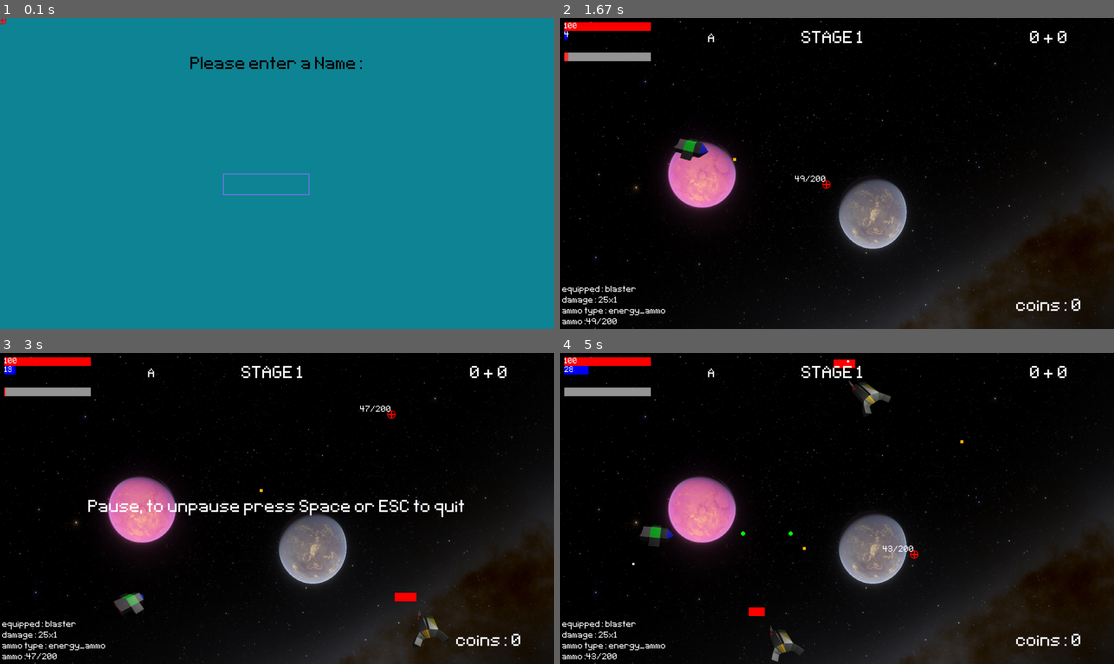
Above: before the commit, frames 1-4 (two rows, left to right).
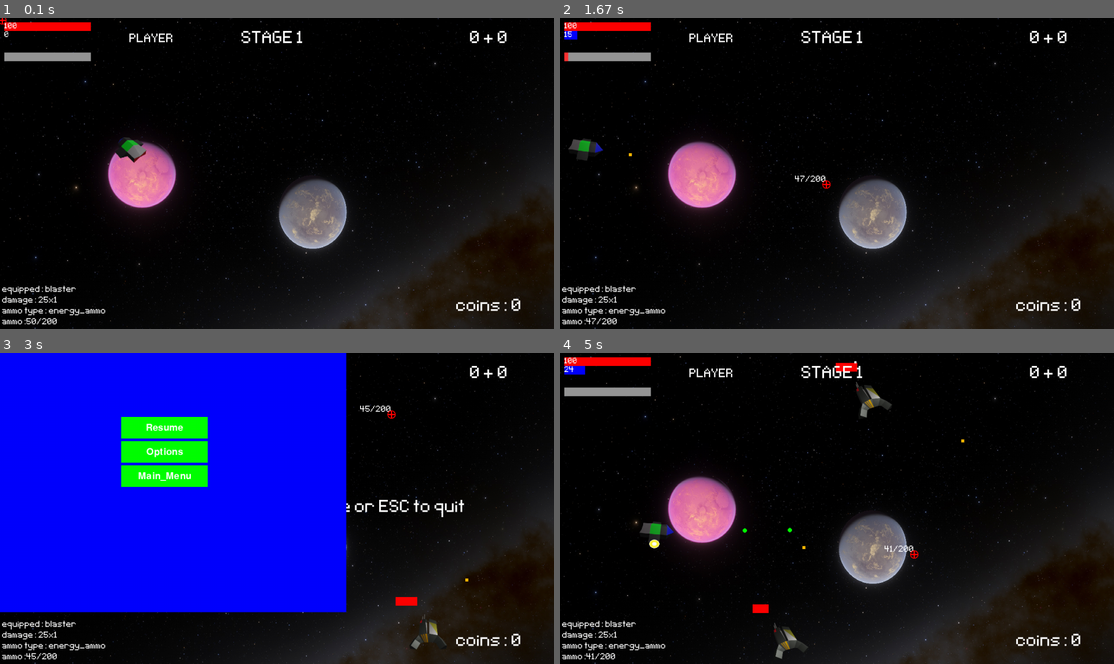
Above: after the commit, the same moments.

Repository: C0d3Pr0duC3r/PygameProject3
Game: pygame game, started from main.py
Two runs of this game, one before a commit and one after it. Both use one fixed random seed, a clock stepped at 60 frames per second and the inputs below.
Inputs (mouse positions are in pixels of both pictures, inside the frame that each line leads up to):
- Up to frame 1 (0.1 s): no input
- Up to frame 2 (1.67 s): press the mouse at (825, 182) at 0.37 s; move the mouse to (825, 195) at 0.47 s; release the mouse at (831, 207) at 0.6 s; hold A 0.67-1.2 s; tap Enter at 1.23 s; press the mouse at (825, 182) at 1.6 s
- Up to frame 3 (3 s): move the mouse to (371, 558) at 1.7 s; release the mouse at (476, 598) at 1.83 s; tap Tab at 1.9 s; hold Space 2.23-2.53 s; hold S 2.23-2.53 s; tap 5 at 2.38 s; hold S 2.57-2.87 s; click (393, 415) at 2.65 s; tap 3 at 2.72 s; tap Esc at 2.9 s
- Up to frame 4 (5 s): hold Space 3.23-3.63 s; hold A 3.23-3.63 s; click (737, 573) at 3.32 s; tap 5 at 3.38, 4.65 s; hold A 3.67-4.07 s; click (886, 623) at 3.75 s; tap 3 at 3.82 s; hold W 4.1-4.47 s; click (1003, 427) at 4.18 s; tap 4 at 4.25 s; hold D from 4.5 s (still down); click (914, 555) at 4.58 s

The runs differ from the first frame. In frame 1, 100% of the frame differs, in the area x 0-100%, y 0-100%; in frame 2, 0.8%; in frame 3, 53%; in frame 4, 1.3%.

Commit message:
added two movement methods for the player for testing. "Fixed" the "slow strafing problem"- hehe

Diff:
--- a/game_class.py
+++ b/game_class.py
@@ -141,6 +141,12 @@
         self.score_threshold = score_threshold
         self.bosses_destroyed_threshold = bosses_destroyed_threshold
         self.boss_spawned = boss_spawned
+
+
+class MenuLoader:
+    # use the from json method of the custommenu class to create menus from json files
+
+    pass
 
 
 class Game:
@@ -197,9 +203,9 @@
         self.kill_streak_counter = 0
         self.bonus_score = 0
 
-        self.menus = {
-            # TODO be able to generate menus from json files
-        }
+        # Load the menu from JSON
+        self.pause_menu = CustomMenu.from_json("saved_menus/Pause_Menu.json")
+        self.map_click_functions()
 
         self.keybindings = {
             "up": pygame.K_w,
@@ -237,6 +243,19 @@
             self.figures[0].y_limit = self.window_dimensions[1]
             return self.figures[0]
         return None
+
+    def map_click_functions(self):
+        for menu_component in self.pause_menu.components:
+            # I am not using isinstance here because i am not able to make it work because all
+            # menu components created via json are a menu component and not their specific button or whatever
+            # so type_ it is
+            if menu_component.type_ == "Button":
+                if menu_component.click_function == "playing":
+                    print("Mapping 'start_game' function")
+                    menu_component.click_function = lambda: self.change_state("playing")
+                elif menu_component.click_function == "open_options":
+                    print("Mapping 'open_options' function")
+                    menu_component.click_function = lambda: self.change_state("options")
 
     def random_chance(self, odds):
         """Return True with a 1/odds chance."""
@@ -702,9 +721,6 @@
         x2, y2 = self.mouse_pos
         distance = math.sqrt((x2 - x1) ** 2 + (y2 - y1) ** 2)
         return distance < threshold
-########################
-# collision block
-########################
 
     def broad_phase_collision_check(self, entity1, entity2):
         if entity1.rect.colliderect(entity2.rect):
@@ -730,7 +746,7 @@
 
         return overlap is not None
 
-    def check_boundary(self, entity): #TODO change the limit to be whatever the screen is
+    def check_boundary(self, entity):
         if entity.position[0] > entity.x_limit:
             entity.position[0] = entity.x_limit
         if entity.position[0] < 0:
@@ -857,10 +873,6 @@
         self.player_enemy_projectile_collision_handler()
         self.remove_dead_figures_and_projectiles()
 
-########################
-# collision block
-########################
-
     def movement_handler(self, keys, mode, angle=None):
         """Handles movement and orientation behaviors according to key inputs."""
 
@@ -929,8 +941,6 @@
                 # Mark the projectile for removal from the game
                 projectile.marked_for_death = True
 
-
-
     def npc_behaviour_manager(self): # TODO maybe implement in-fighting or some npc that fights alongside the player
 
         for npc in self.figures:
@@ -1011,7 +1021,6 @@
         left_mouse_held_down = False  # Flag to track if the left mouse button is held down
         right_mouse_held_down = False  # Flag to track if the right mouse button is held down
         self.add_figure(self.player_template) # add the player to the field
-
         current_locked_target = None
 
         # Main game loop
@@ -1057,7 +1066,6 @@
                         input_box.draw(self.window)
                         input_box.update()
 
-                self.cursor.draw_cursor(self.window)
 
             if self.state == "shop":
                 self.create_buttons()
@@ -1077,9 +1085,9 @@
                         is_running = False
                     if event.type == pygame.KEYDOWN:
                         if event.key == pygame.K_SPACE:
-                            self.state = "playing"  # Start the game when space is pressed
+                            self.change_state("playing")  # Start the game when space is pressed
                         if event.key == pygame.K_ESCAPE:
-                            self.state = "playing"
+                            self.change_state("playing")
                     for button in self.buttons:
                         button.handle_event(event)
                         button.is_purchaseable = self.player.coins >= button.upgrade.cost
@@ -1087,10 +1095,8 @@
                             button.upgrade.used_up = True  # is that even necessary? I cannot remember
                             self.buttons.remove(button)
 
-                self.cursor.draw_cursor(self.window)
 
             if self.state == "pause":
-                self.draw_pause_screen()
 
                 # Process events on the start screen
                 for event in pygame.event.get():
@@ -1098,9 +1104,13 @@
                         is_running = False
                     if event.type == pygame.KEYDOWN:
                         if event.key == pygame.K_SPACE:
-                            self.state = "playing"  # Start the game when space is pressed
+                            self.change_state("playing")  # Start the game when space is pressed
                         if event.key == pygame.K_ESCAPE:
                             is_running = False
+
+                    self.pause_menu.update(event)
+                    self.draw_pause_screen()
+                    self.pause_menu.draw(self.window)
 
             # Main game-playing state
             if self.state == "playing":
@@ -1311,5 +1321,7 @@
                     if event.type == pygame.KEYDOWN:
                         if event.key == pygame.K_ESCAPE:
                             is_running = False
+            # display custom cursor
+            self.cursor.draw_cursor(self.window)
 
         pygame.quit()  # Quit the game when the main loop exits
--- a/main.py
+++ b/main.py
@@ -15,13 +15,11 @@
             enemies=[scout_enemy, brawler_enemy, torus_enemy], bosses=[mogus_enemy, shredder_enemy, missile_mogus],
             game_font=font_path, player_unkillable=False, debug_mode=False, fps=60)
 
-"""for boss in game.bosses:
-    print(type(boss))
-input("press enter to continue")"""
+game.map_click_functions()
 
 game.add_item_template(energy_ammo_item_template, healing_item_template)
 
-#game.state = "playing"
+game.state = "playing"
 
 if resource_logging:
     cProfile.run('game.run(True)')
--- a/menu.py
+++ b/menu.py
@@ -11,13 +11,14 @@
         self.dimensions = dimensions
         self.color = color
 
-    def handle_event(self, event):
+    """def handle_event(self, event):
         for comp in self.components:
-            comp.handle_event(event)
+            comp.handle_event(event)"""
 
-    def update(self):
+    def update(self, event):
         for comp in self.components:
             comp.update()
+            comp.handle_event(event)
 
     def return_dimensions_and_position(self):
         dimensions = (self.position[0], self.position[1], self.dimensions[0], self.dimensions[1])
@@ -40,8 +41,11 @@
     def from_json(cls, file_path):
         with open(file_path, 'r') as f:
             data = json.load(f)
-            menu = cls()
-            for component_data in data:
+            dimensions = data.get('dimensions', [800, 600])  # Default dimensions if not provided
+            color = data.get('color', [0, 0, 255])  # Default color if not provided
+            position = data.get('position', [0, 0])  # Default position if not provided
+            menu = cls(dimensions, position, color)
+            for component_data in data['components']:
                 component_type = component_data.pop('type')
                 if component_type == 'Button':
                     menu.components.append(Button.from_dict(component_data))
--- a/menu_components.py
+++ b/menu_components.py
@@ -2,12 +2,24 @@
 
 pygame.init()
 
+colors = {
+    "COLOR_INACTIVE": (130, 116, 247),
+    "COLOR_ACTIVE": (14, 3, 110),
+    "BLUE": (0, 0, 255),
+    "BLACK": (0, 0, 0),
+    "WHITE": (255, 255, 255),
+    "RED": (255, 0, 0),
+    "GREEN": (0, 255, 0),
+    "DARK_GREEN": (34, 120, 56)
+}
+
 
 class MenuComponent:
-    def __init__(self, name, position, dimensions):
+    def __init__(self, name, position, dimensions, type_=None):
         self.name = name
         self.rect = pygame.Rect(position[0], position[1], dimensions[0], dimensions[1])
         self.hovered = False
+        self.type_ = type_
 
     def handle_event(self, event):
         raise NotImplementedError("This method should be overridden by subclasses")
@@ -28,18 +40,6 @@
         raise NotImplementedError("This method should be overridden by subclasses")
 
 
-colors = {
-    "COLOR_INACTIVE": (130, 116, 247),
-    "COLOR_ACTIVE": (14, 3, 110),
-    "BLUE": (0, 0, 255),
-    "BLACK": (0, 0, 0),
-    "WHITE": (255, 255, 255),
-    "RED": (255, 0, 0),
-    "GREEN": (0, 255, 0),
-    "DARK_GREEN": (34, 120, 56)
-}
-
-
 class MenuBackGround(MenuComponent):
     def __init__(self, name, position, dimensions, color=()):
         super().__init__(name, position, dimensions)
@@ -47,6 +47,7 @@
 
     def draw(self, window, selected=False):
         pygame.draw.rect(window, self.color, self.rect)
+
 
 class Button(MenuComponent):
     def __init__(self, name, position, dimensions, text, alignment=None, font=None, tooltip_text=None, font_size=32, color=(0, 255, 0), hover_color=(34, 120, 56), click_function=None):
@@ -60,13 +61,14 @@
         self.click_function = click_function
         self.is_pressable = True
         self.alignment = alignment
-        self.type_ = "button"
+        self.type_ = "Button"
 
     def handle_event(self, event):
         if event.type == pygame.MOUSEMOTION:
             self.hovered = self.rect.collidepoint(event.pos)
         elif event.type == pygame.MOUSEBUTTONDOWN:
             if self.rect.collidepoint(event.pos) and self.click_function:
+                print(self.click_function, type(self.click_function))  # debug line
                 self.click_function()
             elif self.rect.collidepoint(event.pos) and not self.click_function:
                 print(f"{self.name} has no function")
@@ -115,6 +117,7 @@
             position=data['position'],
             dimensions=data['dimensions'],
             text=data['text'],
+            tooltip_text=data['tooltip_text'],
             alignment=data.get('alignment'),
             font_size=data.get('font_size', 32),
             color=tuple(data.get('color', (0, 255, 0))),
--- /dev/null
+++ b/saved_menus/Pause_Menu.json
@@ -0,0 +1,86 @@
+{
+    "dimensions": [
+        800,
+        600
+    ],
+    "components": [
+        {
+            "type": "Button",
+            "name": "resume_button",
+            "position": [
+                280,
+                148
+            ],
+            "dimensions": [
+                200,
+                50
+            ],
+            "text": "Resume",
+            "tooltip_text": "resume",
+            "font_size": 32,
+            "color": [
+                0,
+                255,
+                0
+            ],
+            "hover_color": [
+                34,
+                120,
+                56
+            ],
+            "click_function": "playing"
+        },
+        {
+            "type": "Button",
+            "name": "options_button",
+            "position": [
+                280,
+                204
+            ],
+            "dimensions": [
+                200,
+                50
+            ],
+            "text": "Options",
+            "tooltip_text": null,
+            "font_size": 32,
+            "color": [
+                0,
+                255,
+                0
+            ],
+            "hover_color": [
+                34,
+                120,
+                56
+            ],
+            "click_function": null
+        },
+        {
+            "type": "Button",
+            "name": "main_menu_button",
+            "position": [
+                280,
+                260
+            ],
+            "dimensions": [
+                200,
+                50
+            ],
+            "text": "Main_Menu",
+            "tooltip_text": null,
+            "font_size": 32,
+            "color": [
+                0,
+                255,
+                0
+            ],
+            "hover_color": [
+                34,
+                120,
+                56
+            ],
+            "click_function": null
+        }
+    ]
+}
